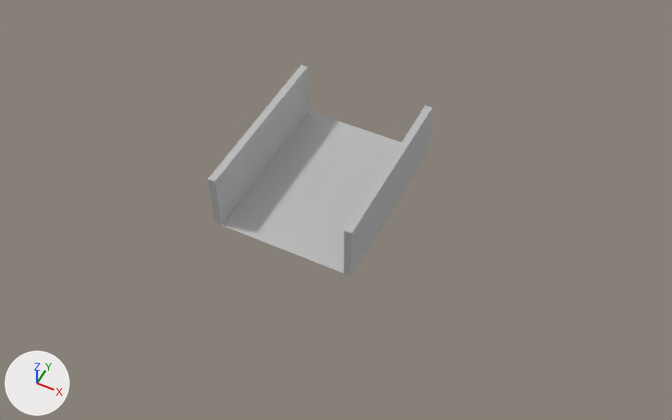
Renders of the FBX model assets/models/infinite/dev/dev_base.fbx from each side of a commit.
Rendered twice from a 50 mm camera at (9.37, -17.96, 21.49) aimed at (0.8, -0.82, 0.06). The lights are fixed; the arrows at lower left show +X, +Y and +Z. Where no turn or scale is listed for an object, it has been applied to the vertices. Vertices at the same position are counted once.

Script lines for the objects in view, before the commit:
```python
me_mesh_63mesh = bpy.data.meshes.new('mesh_63Mesh')
me_mesh_63mesh.from_pydata(...)  # 16 vertices, 13 faces; spans x -2.32..2.32, y -2.88..2.88, z 0.0..1.92
# faces by material slot: [12, 1]
me_mesh_63mesh.materials.append(mat_materials_generic_wall_brick_d_painted_vmat)  # grey #bcbcbc
me_mesh_63mesh.materials.append(mat_materials_generic_floor_asphalt_b_vmat)  # grey #bcbcbc
ob_mesh_63 = bpy.data.objects.new('mesh_63', me_mesh_63mesh)
ob_mesh_63.location = (0.0, 0.0, 0.0)
```
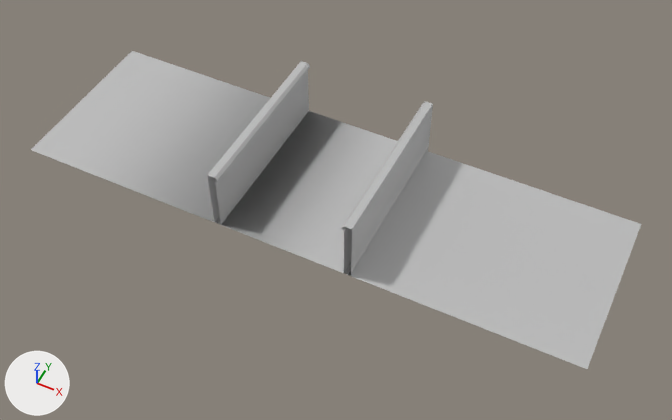
Location of each change, (x1, y1, x2, y2) in pixels of the pictures (672 x 420 px):
'mesh_63', reshaped (170% wider, 50% taller): before (208, 65, 433, 276); after (31, 51, 641, 369)

The change, as a diff of the scene's bpy script:
```diff
--- a/assets/models/infinite/dev/dev_base.fbx.py
+++ b/assets/models/infinite/dev/dev_base.fbx.py
@@ mat_materials_generic_wall_brick_old_vmat @@
+mat_materials_generic_wall_brick_old_vmat = principled_material('materials/generic/wall_brick_old.vmat')
+mat_materials_generic_wall_brick_old_vmat.base_color = (0.5, 0.5, 0.5)  # grey #bcbcbc
+mat_materials_generic_wall_brick_old_vmat.roughness = 0.553
@@ mat_materials_generic_wall_brick_old_bottom_dirt_vmat @@
+mat_materials_generic_wall_brick_old_bottom_dirt_vmat = principled_material('materials/generic/wall_brick_old_bottom_dirt.vmat')
+mat_materials_generic_wall_brick_old_bottom_dirt_vmat.base_color = (0.5, 0.5, 0.5)  # grey #bcbcbc
+mat_materials_generic_wall_brick_old_bottom_dirt_vmat.roughness = 0.553
@@ mat_materials_grass_floor_grass_a_vmat @@
+mat_materials_grass_floor_grass_a_vmat = principled_material('materials/grass/floor_grass_a.vmat')
+mat_materials_grass_floor_grass_a_vmat.base_color = (0.5, 0.5, 0.5)  # grey #bcbcbc
+mat_materials_grass_floor_grass_a_vmat.roughness = 0.553
@@ me_mesh_63mesh @@
 # used by ob_mesh_63; location = (0.0, 0.0, 0.0)
-me_mesh_63mesh.from_pydata(...)  # 16 vertices, 13 faces; spans x -2.32..2.32, y -2.88..2.88, z 0.0..1.92
+me_mesh_63mesh.from_pydata(...)  # 52 vertices, 27 faces; spans x -9.36..9.36, y -2.88..2.88, z 0.0..2.08
+# me_mesh_63mesh part 1
+# 10 faces are deleted
+# 18 vertices are added at x -9.36..9.36, y -2.88..2.88, z 0.0..2.08
+# 8 new vertices lie (0.0, 0.0, -1.52) away from vertices in x -2.32..2.32, y -2.88..2.88, z 1.92
+# 10 new vertices lie (0.0, 5.76, 0.0) away from vertices in x -9.36..9.36, y -2.88, z 0.0..2.08
+# 2 new faces join them, mat_materials_grass_floor_grass_a_vmat (grey #bcbcbc)
+# 12 new faces join them, mat_materials_generic_wall_brick_old_vmat (grey #bcbcbc)
+# 8 new faces join them, mat_materials_generic_wall_brick_d_painted_vmat (grey #bcbcbc)
+# 2 new faces join them, mat_materials_generic_wall_brick_old_bottom_dirt_vmat (grey #bcbcbc)
 me_mesh_63mesh.materials.append(mat_materials_generic_wall_brick_d_painted_vmat)
 me_mesh_63mesh.materials.append(mat_materials_generic_floor_asphalt_b_vmat)
+me_mesh_63mesh.materials.append(mat_materials_grass_floor_grass_a_vmat)  # grey #bcbcbc
+me_mesh_63mesh.materials.append(mat_materials_generic_wall_brick_old_bottom_dirt_vmat)  # grey #bcbcbc
+me_mesh_63mesh.materials.append(mat_materials_generic_wall_brick_old_vmat)  # grey #bcbcbc
```
